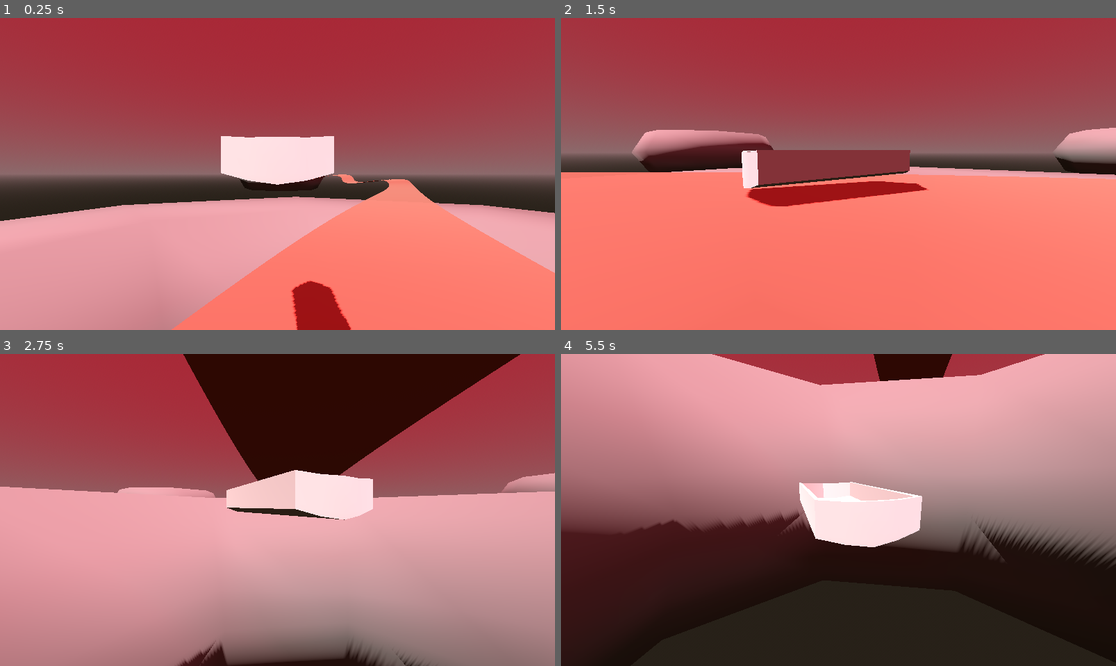
Above: before the commit, frames 1-4 (two rows, left to right).
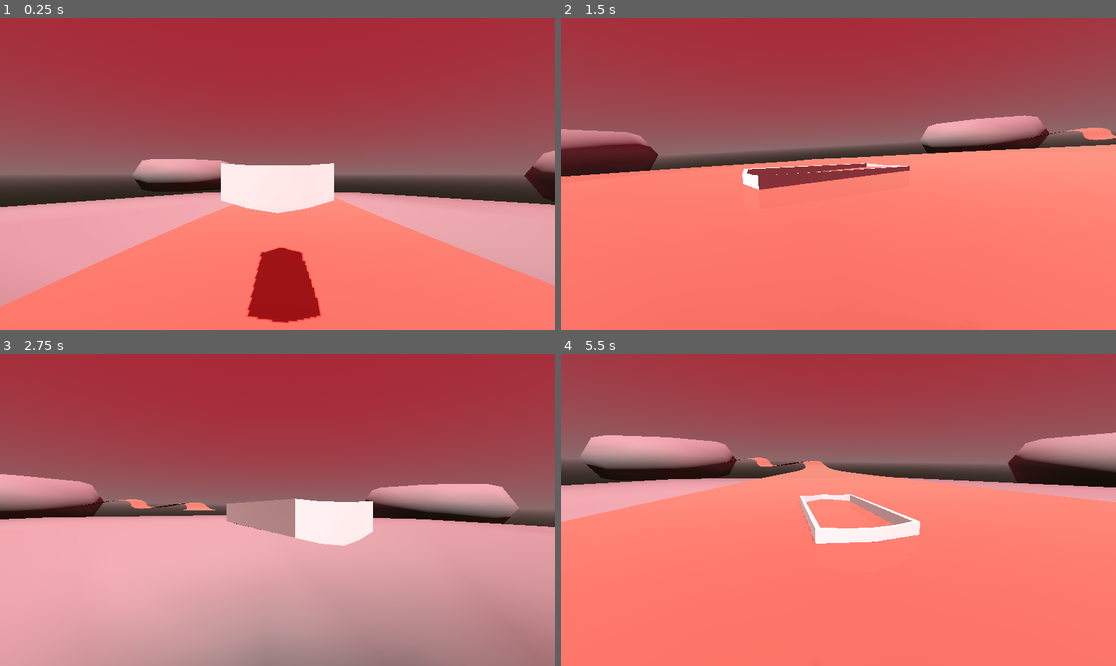
Above: after the commit, the same moments.

Repository: petegilb/bloodstream
Game: Godot game, scene res://levels/mainlevel.tscn
The game is run twice, just before and just after one commit, with the same random seed, the same clock (stepped at 60 frames per second) and the same inputs.
Inputs (mouse positions are in pixels of both pictures, inside the frame that each line leads up to):
- Up to frame 1 (0.25 s): no input
- Up to frame 2 (1.5 s): move the mouse to (866, 174) at 0.52 s; hold W (move_forward) from 0.53 s (still down); move the mouse to (810, 174) at 1.27 s
- Up to frame 3 (2.75 s): keep holding W (move_forward); move the mouse to (288, 503) at 2.02 s
- Up to frame 4 (5.5 s): keep holding W (move_forward); move the mouse to (832, 516) at 2.77 s; move the mouse to (877, 513) at 3.52 s; move the mouse to (794, 506) at 4.27 s; move the mouse to (844, 510) at 5.02 s

The runs differ from the first frame. In frame 1, 25% of the frame differs, in the area x 0-100%, y 37-100%; in frame 2, 14%; in frame 3, 41%; in frame 4, 95%, in the area x 0-100%, y 0-100%.

Commit message:
added probes + updated boat physics

Diff:
--- a/levels/mainlevel.tscn
+++ b/levels/mainlevel.tscn
@@ -77,4 +77,4 @@
 [node name="Bloodstream" parent="BloodStreams/Path3D" instance=ExtResource("1_cxcq7")]
 
 [node name="BoatCharacter" parent="." instance=ExtResource("2_cxcq7")]
-transform = Transform3D(1, 0, 0, 0, 1, 0, 0, 0, 1, 1.56039, 5.35726, 6.13036)
+transform = Transform3D(0.909374, 0, -0.415979, 0, 1, 0, 0.415979, 0, 0.909374, -1.1919, 2.20759, 3.03697)
--- a/prefabs/boat_character.tscn
+++ b/prefabs/boat_character.tscn
@@ -1,14 +1,13 @@
-[gd_scene load_steps=4 format=3 uid="uid://dodflpxwoog8b"]
+[gd_scene load_steps=5 format=3 uid="uid://dodflpxwoog8b"]
 
 [ext_resource type="ArrayMesh" uid="uid://cui5mvisw4qwp" path="res://models/boat_Boat.res" id="1_3sn2q"]
 [ext_resource type="Script" uid="uid://b61nwjvwmlja" path="res://scripts/boat.gd" id="1_tu7rq"]
+[ext_resource type="PackedScene" uid="uid://bwfg6r5pgwndu" path="res://prefabs/boat_probe.tscn" id="3_tgdca"]
 
 [sub_resource type="ConvexPolygonShape3D" id="ConvexPolygonShape3D_tu7rq"]
 points = PackedVector3Array(1.14894, 1.01494, 2.17147, -1.14894, 1.01494, 2.17147, 0, 0.936323, 3.13899, 1.14894, 0.305 …(439 unchanged characters)…
 
 [node name="BoatCharacter" type="RigidBody3D"]
-linear_damp = 1.0
-angular_damp = 2.0
 script = ExtResource("1_tu7rq")
 
 [node name="MeshInstance3D" type="MeshInstance3D" parent="."]
@@ -19,8 +18,23 @@
 shape = SubResource("ConvexPolygonShape3D_tu7rq")
 
 [node name="CameraPivot" type="Node3D" parent="."]
+transform = Transform3D(1, 0, 0, 0, 1, 0, 0, 0, 1, 0, 0.55253, 0)
 
 [node name="CameraTilt" type="Node3D" parent="CameraPivot"]
 
 [node name="Camera3D" type="Camera3D" parent="CameraPivot/CameraTilt"]
 transform = Transform3D(-1, 0, -8.74228e-08, 0, 1, 0, 8.74228e-08, 0, -1, 0, 0.210831, -6.8822)
+
+[node name="ProbeContainer" type="Node3D" parent="."]
+
+[node name="BoatProbe" parent="ProbeContainer" instance=ExtResource("3_tgdca")]
+transform = Transform3D(1, 0, 0, 0, 1, 0, 0, 0, 1, 1, 0.95773, 2.16625)
+
+[node name="BoatProbe3" parent="ProbeContainer" instance=ExtResource("3_tgdca")]
+transform = Transform3D(1, 0, 0, 0, 1, 0, 0, 0, 1, 1, 0.95773, -2.83375)
+
+[node name="BoatProbe4" parent="ProbeContainer" instance=ExtResource("3_tgdca")]
+transform = Transform3D(1, 0, 0, 0, 1, 0, 0, 0, 1, -1, 0.95773, -2.83375)
+
+[node name="BoatProbe6" parent="ProbeContainer" instance=ExtResource("3_tgdca")]
+transform = Transform3D(1, 0, 0, 0, 1, 0, 0, 0, 1, -1, 0.95773, 2.16625)
--- /dev/null
+++ b/prefabs/boat_probe.gd
@@ -0,0 +1,25 @@
+class_name BoatProbe
+
+extends Node3D
+
+@export var underneath_radius := 5
+
+var in_water = false
+var water_height = -100
+var last_collision = Vector3(0, water_height, 0)
+
+func _physics_process(_delta: float) -> void:
+	# water_height = 0
+	in_water = $WaterCast.is_colliding() || check_underneath()
+	if in_water:
+		last_collision = $WaterCast.get_collision_point()
+		water_height = last_collision.y
+
+func check_underneath():
+	var a: Vector3 = global_position
+	var b: Vector3 = last_collision
+
+	var horizontal_distance = Vector2(a.x, a.z).distance_to(Vector2(b.x, b.z))
+
+	var is_below = a.y < b.y
+	return is_below and horizontal_distance <= underneath_radius
--- a/prefabs/boat_probe.tscn
+++ b/prefabs/boat_probe.tscn
@@ -1,6 +1,10 @@
-[gd_scene format=3 uid="uid://bwfg6r5pgwndu"]
+[gd_scene load_steps=2 format=3 uid="uid://bwfg6r5pgwndu"]
+
+[ext_resource type="Script" uid="uid://qvptxyhyqwh6" path="res://prefabs/boat_probe.gd" id="1_owjeb"]
 
 [node name="BoatProbe" type="Node3D"]
+script = ExtResource("1_owjeb")
 
-[node name="RayCast3D" type="RayCast3D" parent="."]
+[node name="WaterCast" type="RayCast3D" parent="."]
+target_position = Vector3(0, -0.5, 0)
 collision_mask = 2
--- a/scripts/boat.gd
+++ b/scripts/boat.gd
@@ -1,23 +1,61 @@
 extends RigidBody3D
 
+@export var float_force := 1.0
+@export var water_drag := 0.05
+@export var water_angular_drag := 0.05
+
+@export var forward_row_force := 20
+@export var backward_row_force := 10
+@export var turn_force := 2
+@export var depth_bias := .5
+
+@onready var gravity: float = ProjectSettings.get_setting("physics/3d/default_gravity")
+@onready var probes: Array[Node] = $ProbeContainer.get_children()
+
+var submerged = false
+
+# References: https://www.youtube.com/watch?v=_R2KDcAp1YQ, https://www.youtube.com/watch?v=UaOQdMKQrjA
+
 var mouse_movement = Vector2()
-var in_water = false
 
 func _ready():
-    Input.mouse_mode = Input.MOUSE_MODE_CAPTURED
-    pass
+	Input.mouse_mode = Input.MOUSE_MODE_CAPTURED
+	pass
 
 func _input(event: InputEvent) -> void:
-    if event is InputEventMouseMotion:
-        mouse_movement = event.relative
+	if event is InputEventMouseMotion:
+		mouse_movement = event.relative
 
 func _physics_process(_delta: float) -> void:
-    if Input.mouse_mode == Input.MOUSE_MODE_CAPTURED and mouse_movement != Vector2():
-        $CameraPivot.rotation_degrees.y += -mouse_movement.x
-        $CameraPivot/CameraTilt.rotation_degrees.x += mouse_movement.y
-        $CameraPivot/CameraTilt.rotation_degrees.x = clamp($CameraPivot/CameraTilt.rotation_degrees.x, 0, 90)
+	if Input.mouse_mode == Input.MOUSE_MODE_CAPTURED and mouse_movement != Vector2():
+		$CameraPivot.rotation_degrees.y += -mouse_movement.x
+		$CameraPivot/CameraTilt.rotation_degrees.x += mouse_movement.y
+		$CameraPivot/CameraTilt.rotation_degrees.x = clamp($CameraPivot/CameraTilt.rotation_degrees.x, 0, 90)
 
-        mouse_movement = Vector2()
+		mouse_movement = Vector2()
 
-func _integrate_forces(_state: PhysicsDirectBodyState3D) -> void:
-    pass
+	submerged = false
+	for p in probes:
+		var depth = p.water_height - p.global_position.y + depth_bias
+		# if p.in_water and depth > 0:
+		# what happens if we're not in water lol
+		if p.in_water and depth > 0:
+			submerged = true
+			var force = Vector3.UP * float_force * gravity * depth
+			apply_force(force, p.global_position - global_position)
+
+	if submerged:
+		if Input.is_action_pressed("move_forward"):
+			apply_central_force(global_transform.basis.z*forward_row_force)
+		if Input.is_action_pressed("move_backward"):
+			apply_central_force(-global_transform.basis.z*forward_row_force)
+		if Input.is_action_pressed("move_left"):
+			apply_torque(Vector3(0, 1, 0)*turn_force)
+		if Input.is_action_pressed("move_right"):
+			apply_torque(Vector3(0, -1, 0)*turn_force)
+
+
+func _integrate_forces(state: PhysicsDirectBodyState3D) -> void:
+	if submerged:
+		state.linear_velocity *= 1 - water_drag
+		state.angular_velocity *= 1 - water_angular_drag
Not shown, added: prefabs/boat_probe.gd.uid
